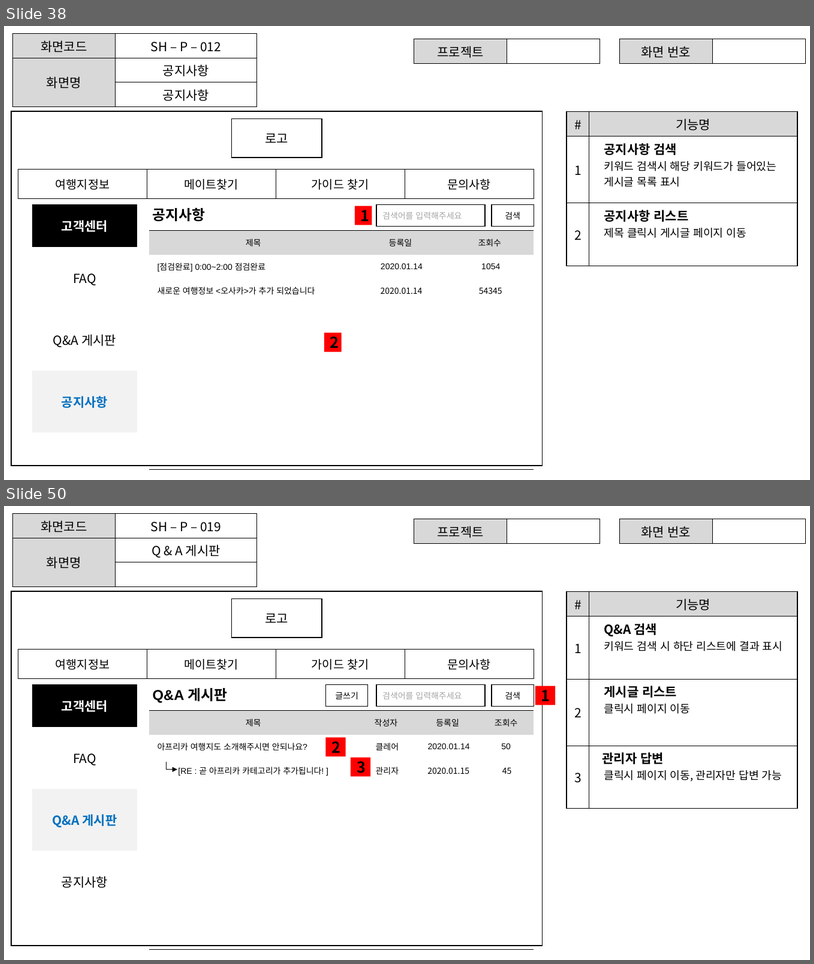
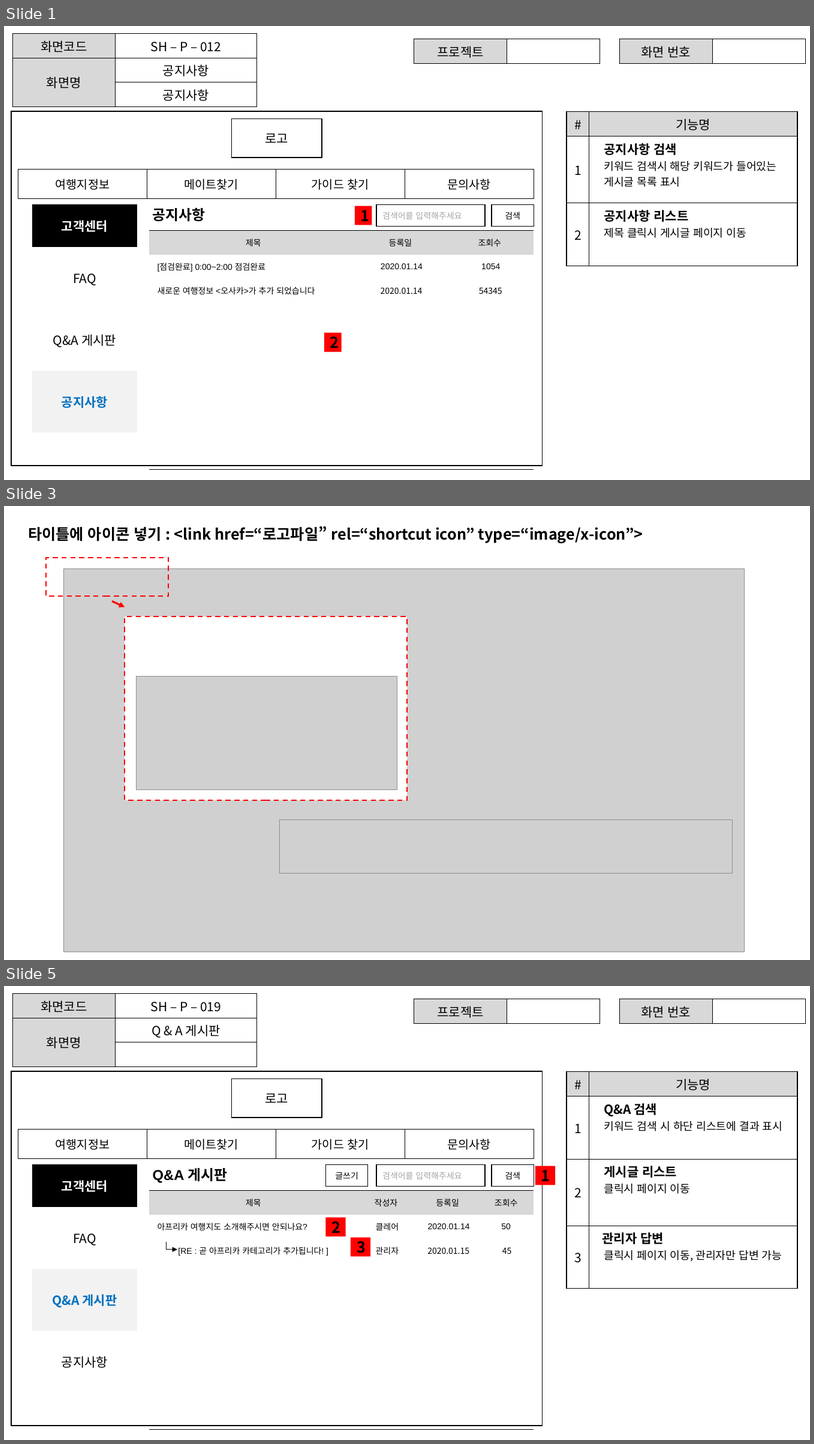
Before and after one commit to ezenteam2/TripMate, a slide deck: 2조 project02 - 서희.pptx. Shown one above the other, each under a label of ours: slides 38 and 50 before the commit, slides 1, 3 and 5 after it; the slides between them are not shown. The pictures are 814x964 and 814x1444 pixels, drawn with LibreOffice and Linux fonts; fonts in the diff are those of the drawing; grey boxes stand for pictures. Boxes give left, top, right and bottom in pixels: in the first picture for what was removed or moved away, otherwise in the second. Text is boxed around its words. In the diff, an @@ line names an element or a change of style, - is before the commit and + after.

```diff
--- a/2조 project02 - 서희.pptx
+++ b/2조 project02 - 서희.pptx
@@ slide 3 added at [4, 506, 810, 960], background #FFFFFF @@
@@ text added at [28, 526, 644, 543], 18 pt, text #000000, bold @@
+타이틀에 아이콘 넣기 : <link href=“로고파일” rel=“shortcut icon” type=“image/x-icon”>
@@ rectangle added at [47, 558, 168, 595], outline #FF0000 1.5 pt dashed @@
@@ picture added at [64, 569, 744, 952] @@
@@ group added at [112, 601, 733, 873]: 2 pictures, 1 rectangle, 1 arrow @@
@@ what was slide 38 is now slide 1 @@
@@ what was slide 50 is now slide 5 @@
```
Also in this commit, not shown: 10 other slides added, 60 slides removed.
